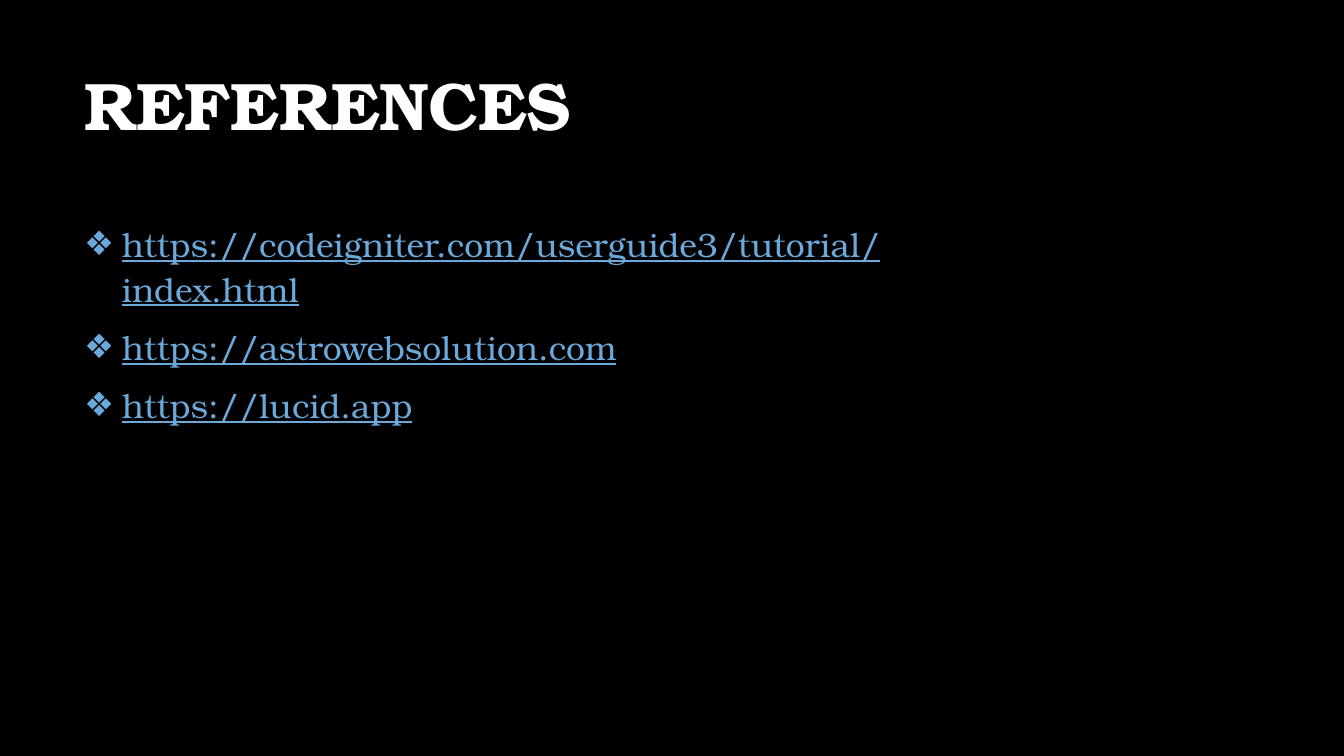
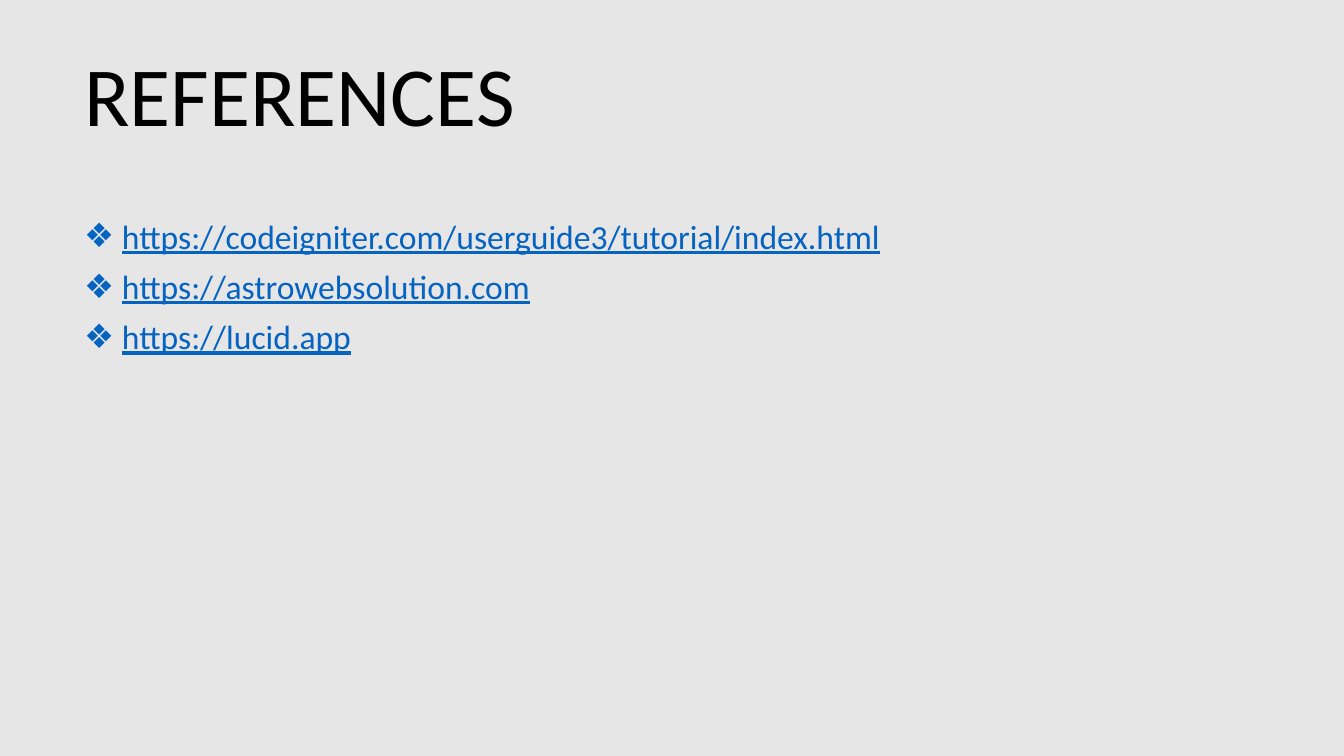
Before and after one commit to BALAJIJ-J/Review1-Documents, a slide deck: slide 19 of 20Y005-Review 1.pptx (slide 16 before the commit). Drawn at 1344x756 pixels with LibreOffice and Linux fonts; fonts in the diff are those of the drawing; background and template pictures are left out. Boxes give left, top, right and bottom in pixels: in the first picture for what was removed or moved away, otherwise in the second. Text is boxed around its words. In the diff, an @@ line names an element or a change of style, - is before the commit and + after.

```diff
--- a/20Y005-Review 1.pptx
+++ b/20Y005-Review 1.pptx
@@ background picture (left out) to #E7E6E6 @@
@@ title "REFERENCES" at (84, 71, 514, 127): size 48 to 60 pt, font TeX Gyre Bonum to Calibri, text colour #FFFFFF to #000000, bold off @@
@@ subtitle "https://codeigniter.com/userguide3/tutorial/index.html" at (122, 225, 880, 355): font TeX Gyre Bonum to Calibri, text colour #6BA9DA to #0563C1; line spacing 1.1 to 0.9 @@
```
Also in this commit, not shown: 14 other slides changed, 4 slides added, 1 slide removed, 3 other files.
